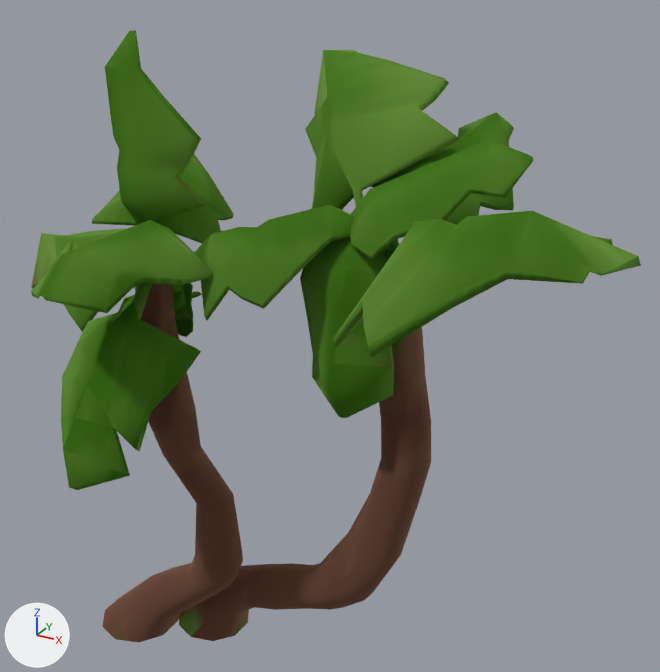
An edit to the FBX model Assets/3DModels/Spring/Karine/Assets/DoubleCoconutTree.fbx, drawn before and after from the same camera.
Rendered twice from a 50 mm camera at (3.61, -4.22, 4.65) aimed at (1.01, 0.5, 2.29). The lights are fixed; the arrows at lower left show +X, +Y and +Z. The picture after the commit comes second. Where no turn or scale is listed for an object, it has been applied to the vertices.

The first picture shows 'DoubleCoconutTree'.
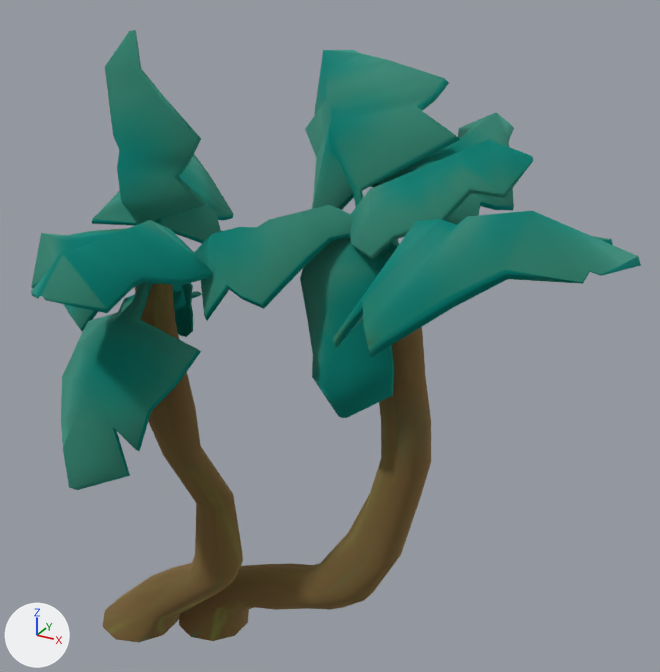
Where the newer file only moved an object's origin or applied its transform, the numbers keep the older frame.

What differs and where, as boxes [x1, y1, x2, y2] in the pictures (660 x 672 px):
'DoubleCoconutTree', surface changed (green to cyan): [31, 30, 641, 643] in both

The edits, one by one:
Picture 'VeraoMat2.png' (img_veraomat2_png) is new.
Material 'VeraoMat' (mat_veraomat) changes its picture from img_veraomat_png to img_veraomat2_png.
me_doublecoconuttree has 936 vertices, 908 faces and spans x -1.17..3.0, y -1.12..1.78, z -0.04..4.15.
me_doublecoconuttree is used by ob_doublecoconuttree; location (0.0, 0.0, 0.0).
me_doublecoconuttree part 1: texture (UV) coordinates of 908 of 908 faces, centred in x -1.17..2.96, y -1.12..1.77, z 0.06..4.15, changed; they spanned u 0.52..0.73, v 0.01..0.23 and now span u 0.5..0.76, v 0.01..0.27.
